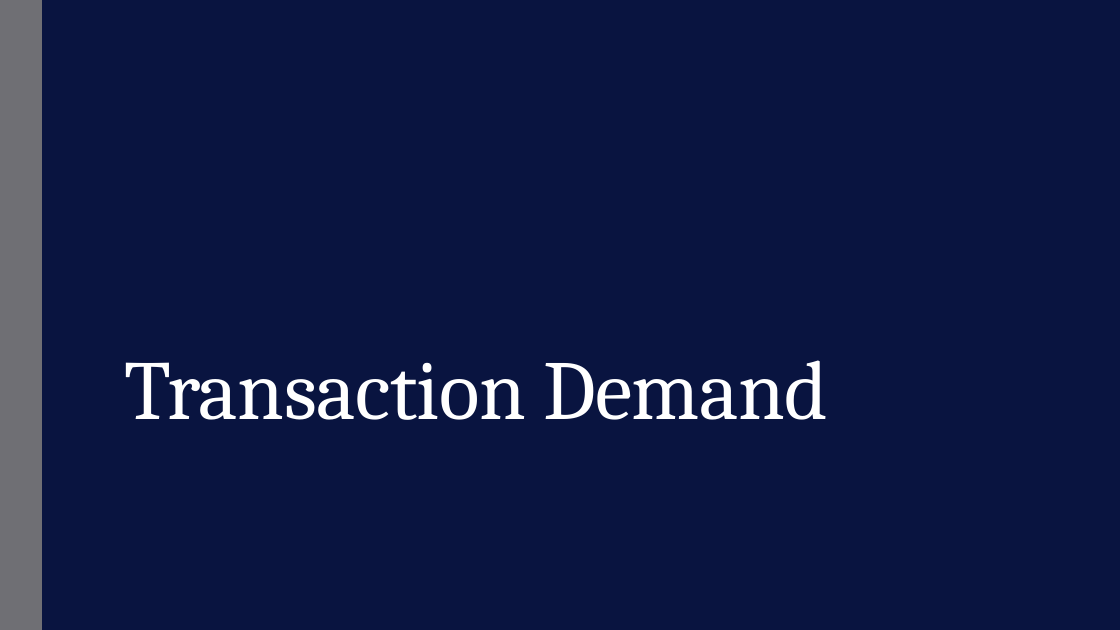
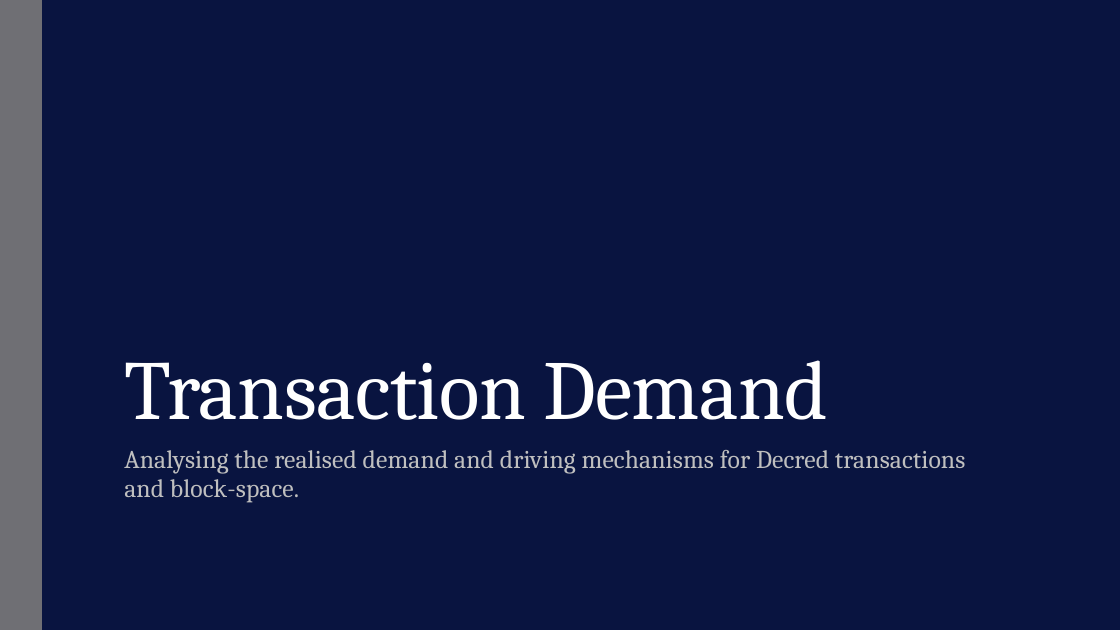
Before and after one commit to cryptobuks1/checkonchain, a slide deck: slide 20 of research_articles/masterclasses/consensus_distributed/consensus_distributed.pptx (slide 18 before the commit). Drawn at 1120x630 pixels with LibreOffice and Linux fonts; fonts in the diff are those of the drawing; background and template pictures are left out. Boxes give left, top, right and bottom in pixels: in the first picture for what was removed or moved away, otherwise in the second. Text is boxed around its words. In the diff, an @@ line names an element or a change of style, - is before the commit and + after.

```diff
--- a/research_articles/masterclasses/consensus_distributed/consensus_distributed.pptx
+++ b/research_articles/masterclasses/consensus_distributed/consensus_distributed.pptx
@@ subtitle added at (124,450,965,503), 22 pt, text #BFBFBF @@
+Analysing the realised demand and driving mechanisms for Decred transactions and block-space.
```
Also in this commit, not shown: 10 other slides changed, 3 slides added, 37 other files.
